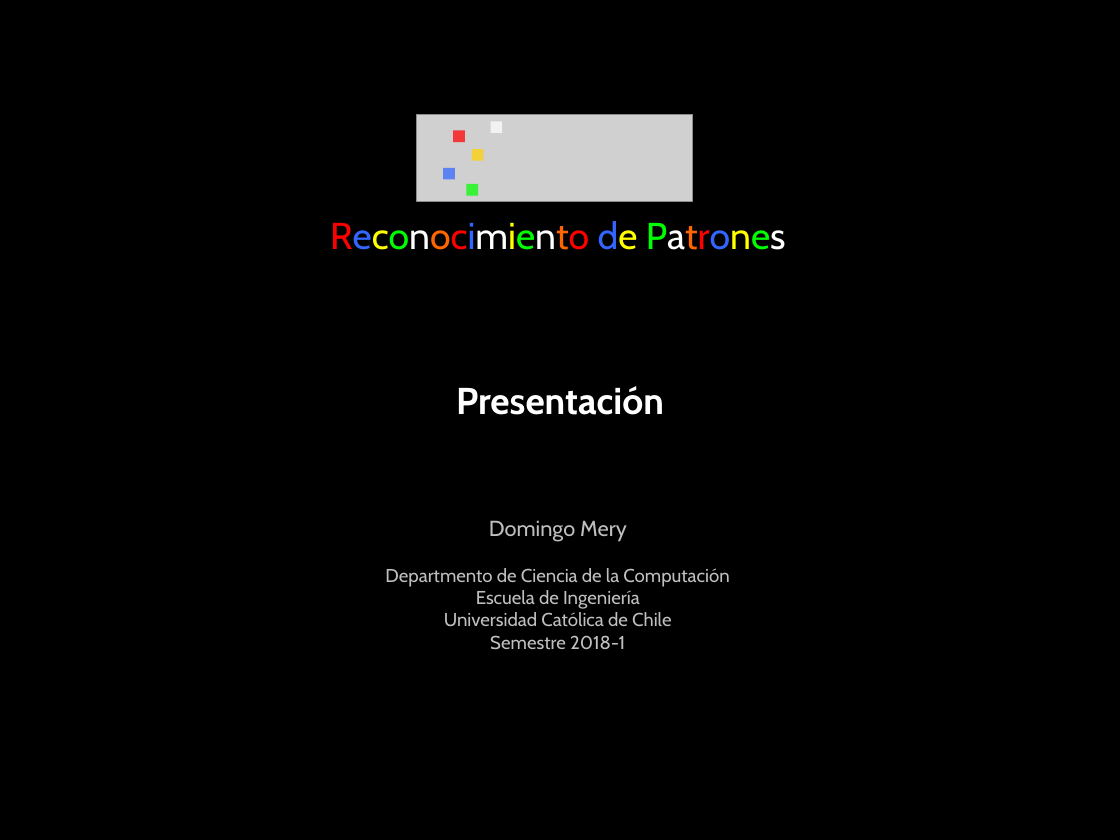
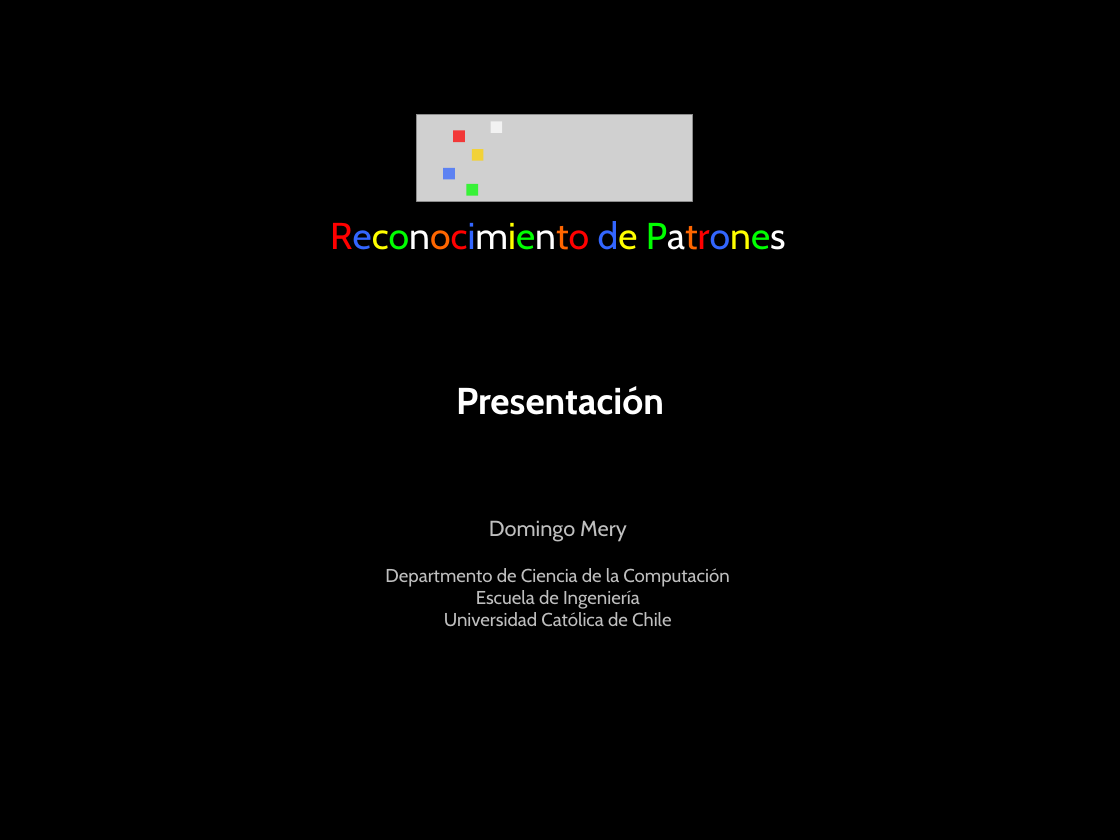
Before and after one commit to domingomery/patrones, a slide deck: slide 1 of clases/cap00_general/program/PAT00_Presentacion.pptx. Drawn at 1120x840 pixels with LibreOffice and Linux fonts; fonts in the diff are those of the drawing; grey boxes stand for pictures. Boxes give left, top, right and bottom in pixels: in the first picture for what was removed or moved away, otherwise in the second. Text is boxed around its words. In the diff, an @@ line names an element or a change of style, - is before the commit and + after.

Commit message:
presentacion

```diff
--- a/clases/cap00_general/program/PAT00_Presentacion.pptx
+++ b/clases/cap00_general/program/PAT00_Presentacion.pptx
@@ text at (490, 635, 625, 650): paragraph removed @@
-Semestre 2018-1
```
Also in this commit, not shown: 1 other file.
